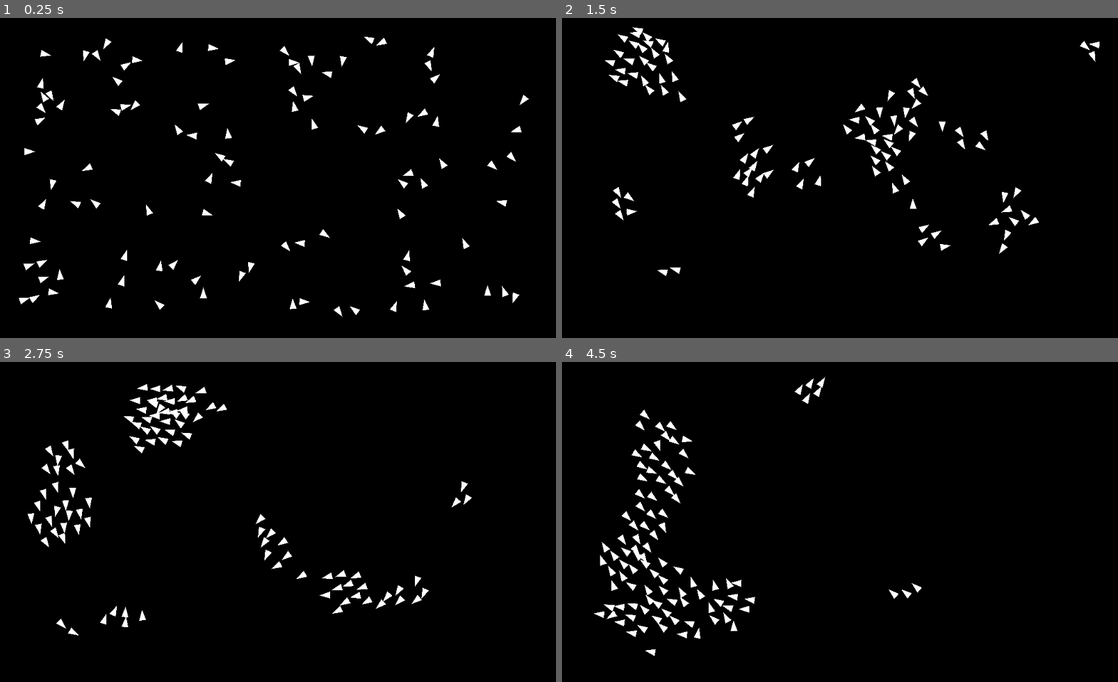
Above: before the commit, frames 1-4 (two rows, left to right).
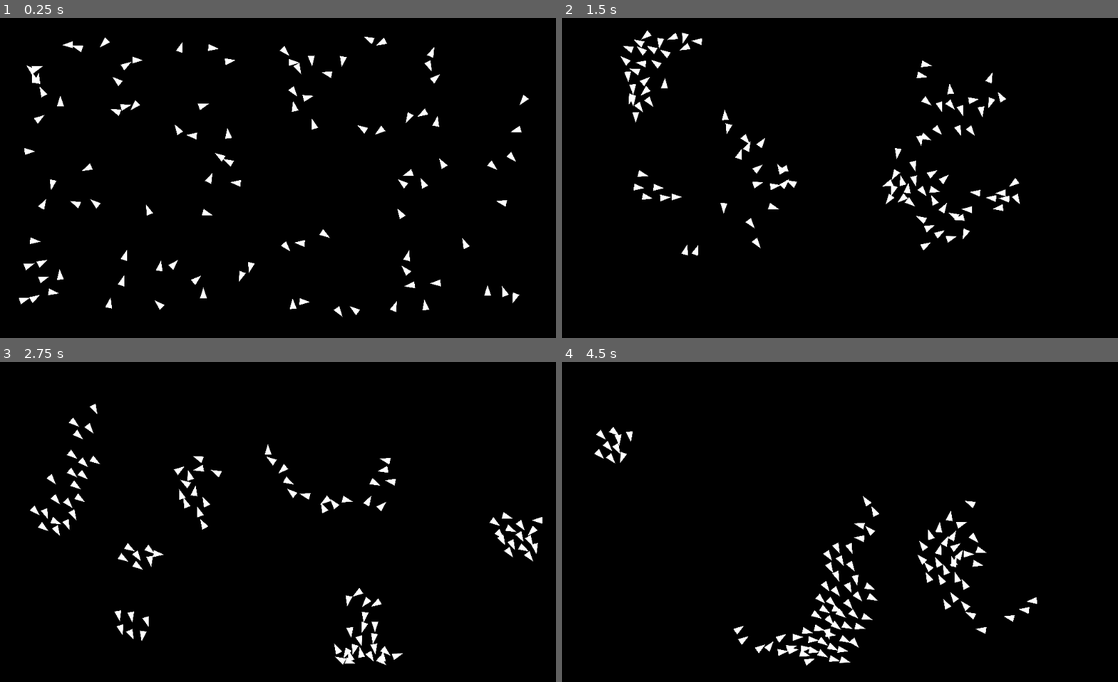
Above: after the commit, the same moments.

Repository: FlanGrande/BoidsGodotNode
Game: Godot game, scene res://BoidNode2D.tscn
Two runs of this game, one before a commit and one after it. Both use one fixed random seed, a clock stepped at 60 frames per second and the inputs below.
Inputs (mouse positions are in pixels of both pictures, inside the frame that each line leads up to):
- Up to frame 1 (0.25 s): no input
- Up to frame 2 (1.5 s): move the mouse to (962, 158) at 0.52 s; move the mouse to (728, 190) at 1.27 s
- Up to frame 3 (2.75 s): move the mouse to (333, 448) at 2.02 s
- Up to frame 4 (4.5 s): move the mouse to (812, 582) at 2.77 s; move the mouse to (1006, 566) at 3.52 s; move the mouse to (673, 470) at 4.27 s

The runs differ from the first frame. In frame 1, 0.4% of the frame differs, in the area x 4-26%, y 6-54%; in frame 2, 4.6%; in frame 3, 4.7%; in frame 4, 4.9%, in the area x 5-86%, y 4-95%.

Commit message:
Refactored the code. Exported variables for ease of use.
Added interaction with the mouse as well. Very neat.

Diff:
--- a/Boid.gd
+++ b/Boid.gd
@@ -13,7 +13,6 @@
 # Boid history of positions?
 var history = []
 
-
 func _ready():
 	pass
 
--- a/BoidNode.gd
+++ b/BoidNode.gd
@@ -7,8 +7,39 @@
 var window_width = OS.get_window_size().x
 var window_height = OS.get_window_size().y
 
-const numBoids = 100
-const visualRange = 75
+var mouse_position = Vector2()
+var mouse_speed = Vector2()
+
+export(int, 0, 1000) var numBoids = 100 # Number of boids spawned at the start (it should be adjustable dynamically).
+export(float, 0.0, 9999.0) var visualRange = 75 # Visual range of the boids. Will determine who is a neighbour.
+
+# keepWithinBounds
+export(float, 0.0, 9999.0) var keepWithinBoundsMargin = 50 # keepWithinBoundsMargin for out of bounds area.
+export(float, -999.0, 999.0) var keepWithinBoundsFactor = 1 # Constant to adjust keepWithinBounds weight. Usually higher than anything else.
+
+# flyTowardsCenter
+export(float, -999.0, 999.0) var flyTowardsCenterFactor = 0.005; # Weight for flyTowardsCenter behaviour.
+
+# avoidOthers
+export(float, 0, 9999.0) var avoidOthersMinDistance = 20 # The distance to stay away from other boids.
+export(float, -999.0, 999.0) var avoidOthersFactor = 0.05 # The rate at which boids correct their position.
+
+# matchVelocity
+export(float, -999.0, 999.0) var matchVelocityFactor = 0.05 # Boids adjust their velocity to match others at this rate.
+
+# limitSpeed
+export(float, 0, 9999.0) var speedLimit = 5 # Maximum speed of a boid.
+
+# flyTowardsMouse
+export(float, -999.0, 999.0) var flyTowardsMouseFactor = 0.005; # adjust velocity by this % # CONST?
+export(float, 0, 9999.0) var flyTowardsMouseVisualRange = 200
+
+# avoidMouse
+export(float, 0, 9999.0) var avoidMouseMinDistance = 100 # The distance to stay away from other boids # CONST?
+export(float, -999.0, 999.0) var avoidMouseFactor = 0.05 # Adjust velocity by this % # CONST?
+
+export(int, 0, 1000) var boidHistoryLength = 50 # Also trail length
+
 
 var boids = []
 
@@ -26,6 +57,10 @@
 		flyTowardsCenter(boid)
 		avoidOthers(boid)
 		matchVelocity(boid)
+
+		flyTowardsMouse(boid)
+		avoidMouse(boid)
+
 		limitSpeed(boid)
 		keepWithinBounds(boid)
 
@@ -33,7 +68,7 @@
 		boid.x += boid.dx;
 		boid.y += boid.dy;
 		boid.history.push_back([boid.x, boid.y])
-		if(boid.history.size() > 50): # This will probably give me some issues.
+		if(boid.history.size() > boidHistoryLength): # This will probably give me some issues.
 			boid.history.pop_front() # This will probably give me some issues.
 
 		drawBoid(boid)
@@ -42,28 +77,23 @@
 # Constrain a boid to within the window. If it gets too close to an edge,
 # nudge it back in and reverse its direction.
 func keepWithinBounds(boid):
-	var margin = 50 # CONST?
-	var turnFactor = 1 # CONST?
-
-	if (boid.x < margin):
-		boid.dx += turnFactor
-
-	if (boid.x > window_width - margin):
-		boid.dx -= turnFactor
-
-	if (boid.y < margin):
-		boid.dy += turnFactor
-
-	if (boid.y > window_height - margin):
-		boid.dy -= turnFactor
+	if (boid.x < keepWithinBoundsMargin):
+		boid.dx += keepWithinBoundsFactor
+
+	if (boid.x > window_width - keepWithinBoundsMargin):
+		boid.dx -= keepWithinBoundsFactor
+
+	if (boid.y < keepWithinBoundsMargin):
+		boid.dy += keepWithinBoundsFactor
+
+	if (boid.y > window_height - keepWithinBoundsMargin):
+		boid.dy -= keepWithinBoundsFactor
 
 
 # Find the center of mass of the other boids and adjust velocity slightly to
 # point towards the center of mass.
 func flyTowardsCenter(boid : Boid):
 	var boidPosition = Vector2(boid.x, boid.y)
-	var centeringFactor = 0.005; # adjust velocity by this % # CONST?
-
 	var centerX = 0;
 	var centerY = 0;
 	var numNeighbors = 0;
@@ -78,34 +108,30 @@
 	if(numNeighbors >= 0):
 		centerX = centerX / numNeighbors
 		centerY = centerY / numNeighbors
-		boid.dx += (centerX - boid.x) * centeringFactor
-		boid.dy += (centerY - boid.y) * centeringFactor
+		boid.dx += (centerX - boid.x) * flyTowardsCenterFactor
+		boid.dy += (centerY - boid.y) * flyTowardsCenterFactor
 
 
 # Move away from other boids that are too close to avoid colliding
 func avoidOthers(boid : Boid):
 	var boidPosition = Vector2(boid.x, boid.y)
-	var minDistance = 20 # The distance to stay away from other boids # CONST?
-	var avoidFactor = 0.05 # Adjust velocity by this % # CONST?
 	var moveX = 0
 	var moveY = 0
 
 	for otherBoid in boids:
 		var otherBoidPosition = Vector2(otherBoid.x, otherBoid.y)
 		if(otherBoid != boid): # Is it really different as in javascript?
-			if(boidPosition.distance_to(otherBoidPosition) < minDistance):
+			if(boidPosition.distance_to(otherBoidPosition) < avoidOthersMinDistance):
 				moveX += boid.x - otherBoid.x;
 				moveY += boid.y - otherBoid.y;
 
-	boid.dx += moveX * avoidFactor
-	boid.dy += moveY * avoidFactor
+	boid.dx += moveX * avoidOthersFactor
+	boid.dy += moveY * avoidOthersFactor
 
 # Find the average velocity (speed and direction) of the other boids and
 # adjust velocity slightly to match.
 func matchVelocity(boid : Boid):
 	var boidPosition = Vector2(boid.x, boid.y)
-	var matchingFactor = 0.05 # Adjust by this % of average velocity # CONST?
-
 	var avgDX = 0
 	var avgDY = 0
 	var numNeighbors = 0
@@ -117,22 +143,50 @@
 			avgDY += otherBoid.dy
 			numNeighbors += 1
 
-	if(numNeighbors >= 0):
+	if(numNeighbors > 0):
 		avgDX = avgDX / numNeighbors
 		avgDY = avgDY / numNeighbors
 
-		boid.dx += (avgDX - boid.dx) * matchingFactor
-		boid.dy += (avgDY - boid.dy) * matchingFactor
+		boid.dx += (avgDX - boid.dx) * matchVelocityFactor
+		boid.dy += (avgDY - boid.dy) * matchVelocityFactor
 
 # Speed will naturally vary in flocking behavior, but real animals can't go
 # arbitrarily fast.
 func limitSpeed(boid : Boid):
-	var speedLimit = 5 # CONST?
-	var speed = sqrt(boid.dx * boid.dx + boid.dy * boid.dy) # CONST?
+	var speed = sqrt(boid.dx * boid.dx + boid.dy * boid.dy)
 
 	if(speed > speedLimit):
 		boid.dx = (boid.dx / speed) * speedLimit
 		boid.dy = (boid.dy / speed) * speedLimit
+
+func flyTowardsMouse(boid : Boid):
+	var boidPosition = Vector2(boid.x, boid.y)
+	var centerX = 0;
+	var centerY = 0;
+	var numNeighbors = 0;
+
+	if(boidPosition.distance_to(mouse_position) < flyTowardsMouseVisualRange):
+		centerX += mouse_position.x
+		centerY += mouse_position.y
+		numNeighbors += 1
+
+	if(numNeighbors > 0):
+		centerX = centerX / numNeighbors
+		centerY = centerY / numNeighbors
+		boid.dx += (centerX - boid.x) * flyTowardsMouseFactor
+		boid.dy += (centerY - boid.y) * flyTowardsMouseFactor
+
+func avoidMouse(boid : Boid):
+	var boidPosition = Vector2(boid.x, boid.y)
+	var moveX = 0
+	var moveY = 0
+
+	if(boidPosition.distance_to(mouse_position) < avoidMouseMinDistance):
+		moveX += boid.x - mouse_position.x;
+		moveY += boid.y - mouse_position.y;
+
+	boid.dx += moveX * avoidMouseFactor
+	boid.dy += moveY * avoidMouseFactor
 
 func drawBoid(boid : Boid):
 	boid.position = Vector2(boid.x, boid.y)
@@ -140,3 +194,8 @@
 	#move_to
 	#draw_trail
 	pass
+
+func _input(event):
+	if event is InputEventMouseMotion:
+		mouse_position = event.position
+		mouse_speed = event.speed
